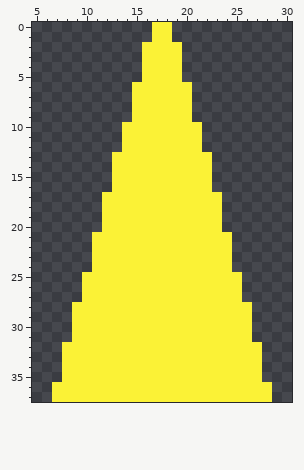
A pixel-art file gets an edit: bin/data/sprites/player.aseprite. The picture above was drawn from the file before the commit.
38x38 pixels, 1 frame. Shown: x 5..30, y 0..37.
After the commit:
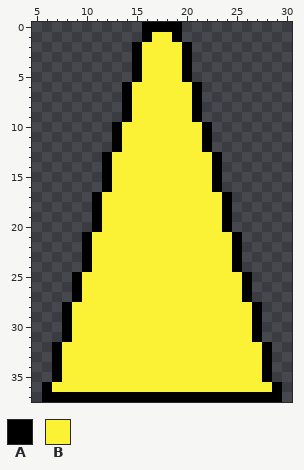
Palette (. is transparent): A #000000  B #fbf236
The author wrote: added black outline to player and basic agent sprites
The exact change:
{"y":0,"x":16,"old":".BB.","new":"AAAA"}
{"y":1,"x":16,"old":".","new":"A"}
{"y":1,"x":19,"old":".","new":"A"}
{"y":2,"x":15,"old":".","new":"A"}
{"y":2,"x":20,"old":".","new":"A"}
{"y":3,"x":15,"old":".","new":"A"}
{"y":3,"x":20,"old":".","new":"A"}
{"y":4,"x":15,"old":".","new":"A"}
{"y":4,"x":20,"old":".","new":"A"}
{"y":5,"x":15,"old":".","new":"A"}
{"y":5,"x":20,"old":".","new":"A"}
{"y":6,"x":14,"old":".","new":"A"}
{"y":6,"x":21,"old":".","new":"A"}
{"y":7,"x":14,"old":".","new":"A"}
{"y":7,"x":21,"old":".","new":"A"}
{"y":8,"x":14,"old":".","new":"A"}
{"y":8,"x":21,"old":".","new":"A"}
{"y":9,"x":14,"old":".","new":"A"}
{"y":9,"x":21,"old":".","new":"A"}
{"y":10,"x":13,"old":".","new":"A"}
{"y":10,"x":22,"old":".","new":"A"}
{"y":11,"x":13,"old":".","new":"A"}
{"y":11,"x":22,"old":".","new":"A"}
{"y":12,"x":13,"old":".","new":"A"}
{"y":12,"x":22,"old":".","new":"A"}
{"y":13,"x":12,"old":".","new":"A"}
{"y":13,"x":23,"old":".","new":"A"}
{"y":14,"x":12,"old":".","new":"A"}
{"y":14,"x":23,"old":".","new":"A"}
{"y":15,"x":12,"old":".","new":"A"}
{"y":15,"x":23,"old":".","new":"A"}
{"y":16,"x":12,"old":".","new":"A"}
{"y":16,"x":23,"old":".","new":"A"}
{"y":17,"x":11,"old":".","new":"A"}
{"y":17,"x":24,"old":".","new":"A"}
{"y":18,"x":11,"old":".","new":"A"}
{"y":18,"x":24,"old":".","new":"A"}
{"y":19,"x":11,"old":".","new":"A"}
{"y":19,"x":24,"old":".","new":"A"}
{"y":20,"x":11,"old":".","new":"A"}
{"y":20,"x":24,"old":".","new":"A"}
{"y":21,"x":10,"old":".","new":"A"}
{"y":21,"x":25,"old":".","new":"A"}
{"y":22,"x":10,"old":".","new":"A"}
{"y":22,"x":25,"old":".","new":"A"}
{"y":23,"x":10,"old":".","new":"A"}
{"y":23,"x":25,"old":".","new":"A"}
{"y":24,"x":10,"old":".","new":"A"}
{"y":24,"x":25,"old":".","new":"A"}
{"y":25,"x":9,"old":".","new":"A"}
{"y":25,"x":26,"old":".","new":"A"}
{"y":26,"x":9,"old":".","new":"A"}
{"y":26,"x":26,"old":".","new":"A"}
{"y":27,"x":9,"old":".","new":"A"}
{"y":27,"x":26,"old":".","new":"A"}
{"y":28,"x":8,"old":".","new":"A"}
{"y":28,"x":27,"old":".","new":"A"}
{"y":29,"x":8,"old":".","new":"A"}
{"y":29,"x":27,"old":".","new":"A"}
{"y":30,"x":8,"old":".","new":"A"}
{"y":30,"x":27,"old":".","new":"A"}
{"y":31,"x":8,"old":".","new":"A"}
{"y":31,"x":27,"old":".","new":"A"}
{"y":32,"x":7,"old":".","new":"A"}
{"y":32,"x":28,"old":".","new":"A"}
{"y":33,"x":7,"old":".","new":"A"}
{"y":33,"x":28,"old":".","new":"A"}
{"y":34,"x":7,"old":".","new":"A"}
{"y":34,"x":28,"old":".","new":"A"}
{"y":35,"x":7,"old":".","new":"A"}
{"y":35,"x":28,"old":".","new":"A"}
{"y":36,"x":6,"old":".","new":"A"}
{"y":36,"x":29,"old":".","new":"A"}
{"y":37,"x":6,"old":".BBBBBBBBBBBBBBBBBBBBBB.","new":"AAAAAAAAAAAAAAAAAAAAAAAA"}
